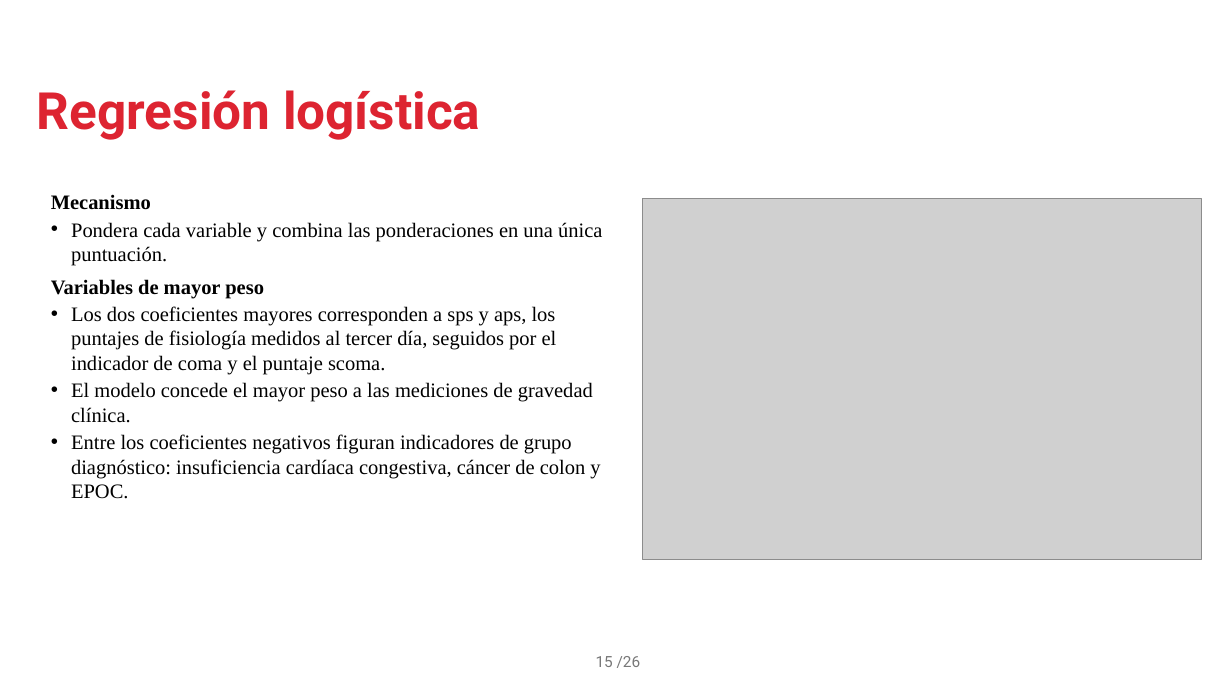
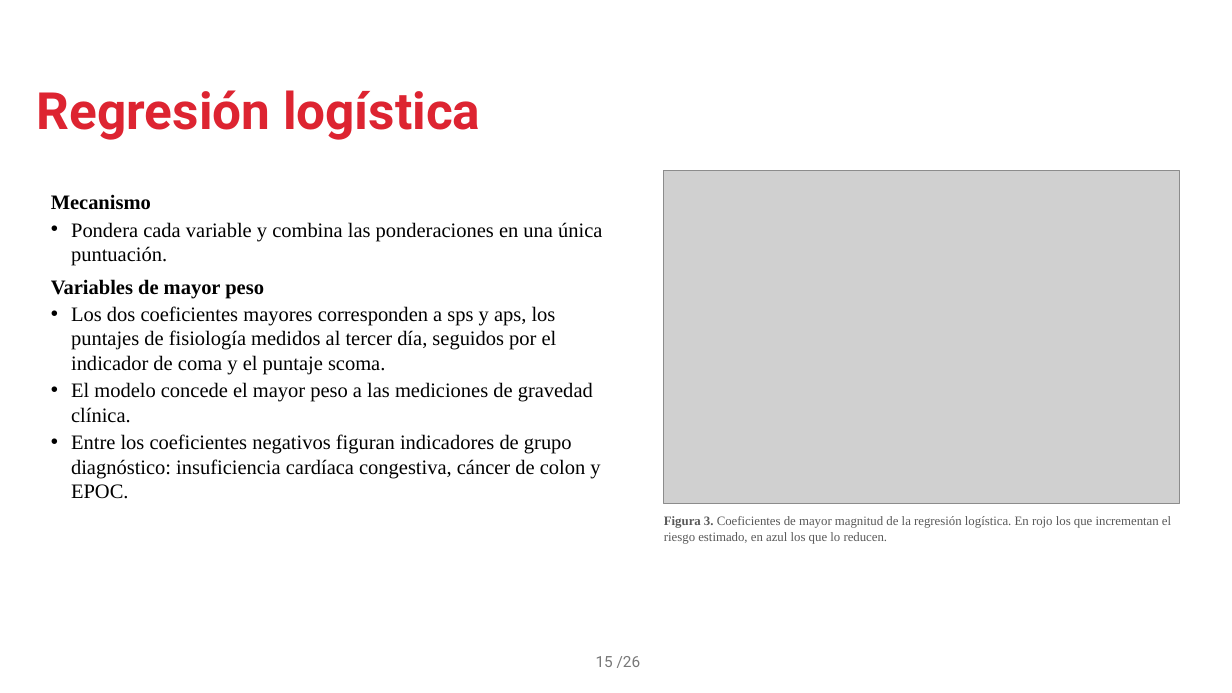
Before and after one commit to JozMdz/Realidad_Virtual, a slide deck: slide 15 of presentacion/proyecto_integrador.pptx. Drawn at 1232x693 pixels with LibreOffice and Linux fonts; fonts in the diff are those of the drawing; grey boxes stand for pictures; background and template pictures are left out. Boxes give left, top, right and bottom in pixels: in the first picture for what was removed or moved away, otherwise in the second. Text is boxed around its words. In the diff, an @@ line names an element or a change of style, - is before the commit and + after.

```diff
--- a/presentacion/proyecto_integrador.pptx
+++ b/presentacion/proyecto_integrador.pptx
@@ picture: place and size @@
-picture at box(642, 199, 1202, 559)
+picture at box(664, 171, 1179, 504)
@@ text added at box(664, 516, 1171, 544), 10 pt, text #595959 @@
+Figura 3. Coeficientes de mayor magnitud de la regresión logística. En rojo los que incrementan el riesgo estimado, en azul los que lo reducen.
```
Also in this commit, not shown: 12 other slides changed, 1 slide added, 1 slide removed, 2 other files.
